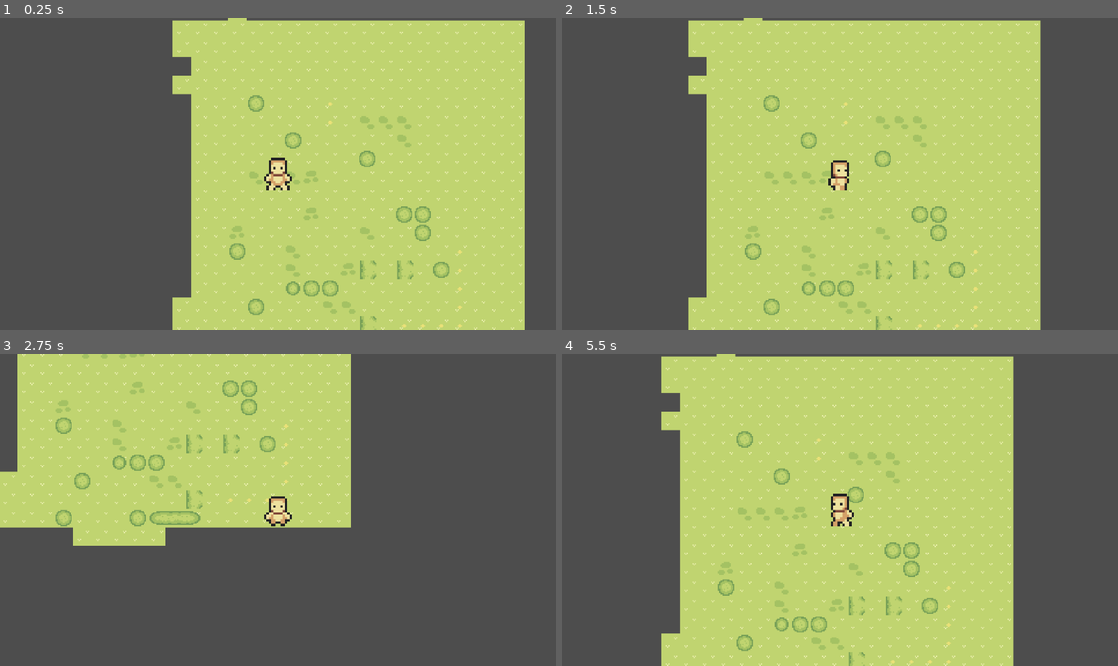
Above: before the commit, frames 1-4 (two rows, left to right).
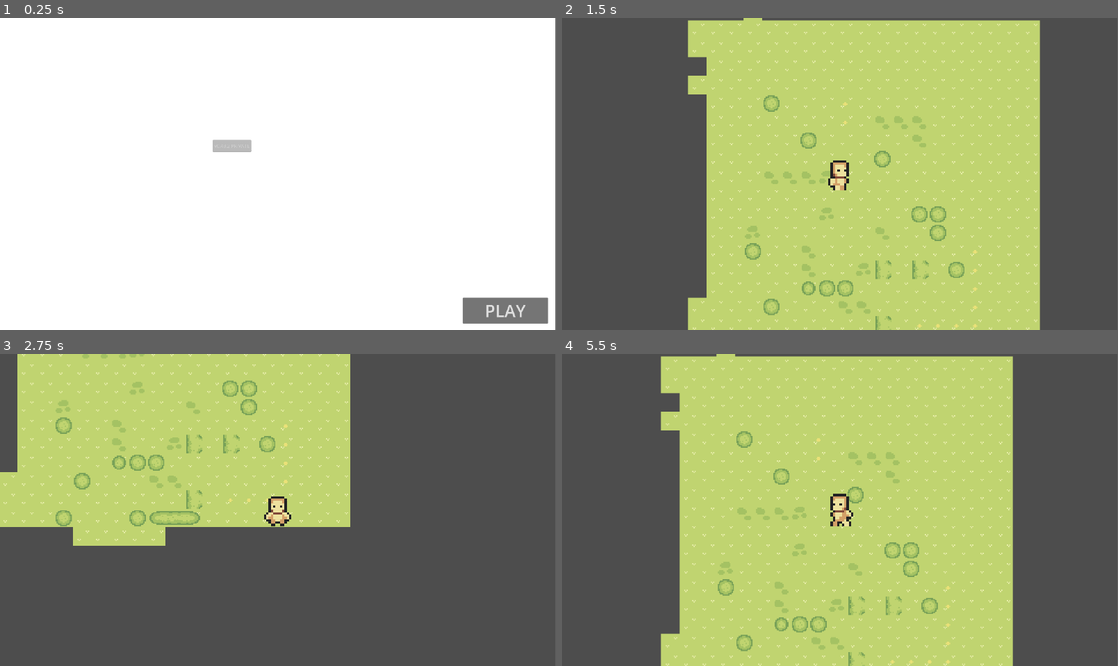
Above: after the commit, the same moments.

Repository: senhas-rgb/gmtk-2025
Game: Godot game, scene res://Scen/menu.tscn
The game is run twice, just before and just after one commit, with the same random seed, the same clock (stepped at 60 frames per second) and the same inputs. Before the commit the project starts from res://Levels/game_level.tscn.
Inputs (mouse positions are in pixels of both pictures, inside the frame that each line leads up to):
- Up to frame 1 (0.25 s): no input
- Up to frame 2 (1.5 s): click (1067, 311) at 0.5 s, where only the run after the commit has a clickable "PLAY"; tap Enter at 1.25 s; hold D (right) from 1.28 s (still down)
- Up to frame 3 (2.75 s): release D (right) at 2.03 s; hold S (down) from 2.03 s (still down)
- Up to frame 4 (5.5 s): release S (down) at 2.78 s; hold D (right) 2.78-3.53 s; hold W (up) 3.53-4.28 s; hold A (left) from 4.28 s (still down)
In our replay, the window is 800x449 before the commit and 799x449 after it. These sizes can differ from the game's own. Grey fills any space a smaller window leaves; there, only what the larger window draws over its background counts as a difference.

The runs differ from the first frame. In frame 1, 100% of the frame differs, in the area x 0-100%, y 0-100%; in frame 2, 1.6%; in frame 3, 0.7%; in frame 4, 1.5%.

Commit message:
first nuget push yahoo

Diff:
--- a/timelooped/Characters/player.tscn
+++ b/timelooped/Characters/player.tscn
@@ -352,3 +352,4 @@
 shape = SubResource("RectangleShape2D_5mj4t")
 
 [node name="Camera2D" type="Camera2D" parent="."]
+zoom = Vector2(4, 4)
--- a/timelooped/Levels/game_level.tscn
+++ b/timelooped/Levels/game_level.tscn
@@ -90,7 +90,7 @@
 [node name="AudioStreamPlayer" type="AudioStreamPlayer" parent="."]
 stream = ExtResource("2_wlvk4")
 autoplay = true
-parameters/looping = false
+parameters/looping = true
 
 [node name="TileMap" type="TileMap" parent="."]
 tile_set = SubResource("TileSet_ekbqq")
--- /dev/null
+++ b/timelooped/Scen/meni.gd
@@ -0,0 +1,10 @@
+extends Control
+
+@onready var play: Button = $play
+@onready var audio_stream_player_2d: AudioStreamPlayer2D = $AudioStreamPlayer2D
+
+func _ready():
+	audio_stream_player_2d.play()
+
+func _on_play_pressed() -> void:
+	get_tree().change_scene_to_file("res://Levels/game_level.tscn")
--- /dev/null
+++ b/timelooped/Scen/menu.tscn
@@ -0,0 +1,65 @@
+[gd_scene load_steps=5 format=3 uid="uid://cwfa3rmeaqdhy"]
+
+[ext_resource type="Script" uid="uid://kh2bdqh7a6ew" path="res://Scen/meni.gd" id="1_k2y38"]
+[ext_resource type="Texture2D" uid="uid://c7c4d5dol75hj" path="res://gayporn.png" id="2_0j7kw"]
+[ext_resource type="AudioStream" uid="uid://b5qbl5kqjrvga" path="res://Art/prostate cancer.mp3" id="3_0j7kw"]
+
+[sub_resource type="ShaderMaterial" id="ShaderMaterial_0j7kw"]
+
+[node name="Control" type="Control"]
+layout_mode = 3
+anchors_preset = 15
+anchor_right = 1.0
+anchor_bottom = 1.0
+grow_horizontal = 2
+grow_vertical = 2
+script = ExtResource("1_k2y38")
+
+[node name="ColorRect" type="ColorRect" parent="."]
+material = SubResource("ShaderMaterial_0j7kw")
+layout_mode = 0
+offset_right = 1920.0
+offset_bottom = 1080.0
+
+[node name="play" type="Button" parent="."]
+layout_mode = 1
+anchors_preset = 8
+anchor_left = 0.5
+anchor_top = 0.5
+anchor_right = 0.5
+anchor_bottom = 0.5
+offset_left = 640.0
+offset_top = 432.0
+offset_right = 935.0
+offset_bottom = 514.0
+grow_horizontal = 2
+grow_vertical = 2
+theme_override_font_sizes/font_size = 59
+text = "PLAY"
+autowrap_mode = 1
+
+[node name="Logo" type="Sprite2D" parent="."]
+position = Vector2(500, 294)
+scale = Vector2(6.36525, 6.46875)
+
+[node name="version" type="LineEdit" parent="."]
+layout_mode = 0
+offset_left = 735.0
+offset_top = 422.0
+offset_right = 869.0
+offset_bottom = 464.0
+text = "v0.43.2 PRIVATE"
+alignment = 1
+editable = false
+
+[node name="Gayporn" type="Sprite2D" parent="."]
+position = Vector2(1294, 287)
+scale = Vector2(2.01978, 2.01978)
+texture = ExtResource("2_0j7kw")
+
+[node name="AudioStreamPlayer2D" type="AudioStreamPlayer2D" parent="."]
+stream = ExtResource("3_0j7kw")
+parameters/looping = true
+
+[connection signal="pressed" from="play" to="." method="_on_play_pressed"]
+[connection signal="pressed" from="play" to="play" method="_on_pressed"]
--- a/timelooped/project.godot
+++ b/timelooped/project.godot
@@ -11,7 +11,7 @@
 [application]
 
 config/name="TimeLooped"
-run/main_scene="uid://mp43h0ywpc4a"
+run/main_scene="uid://cwfa3rmeaqdhy"
 config/features=PackedStringArray("4.4", "Forward Plus")
 config/icon="res://icon.svg"
 
@@ -19,8 +19,9 @@
 
 window/size/viewport_width=1920
 window/size/viewport_height=1080
-window/stretch/mode="canvas_items"
-window/stretch/scale=4.0
+window/size/mode=3
+window/size/resizable=false
+window/size/borderless=true
 
 [input]
 
Not shown, added: timelooped/Art/prostate cancer.mp3.import
Not shown, added: timelooped/Scen/meni.gd.uid
Binary file added: timelooped/gayporn.png
Not shown, added: timelooped/gayporn.png.import
Not shown, added: timelooped/Art/prostate cancer.mp3
